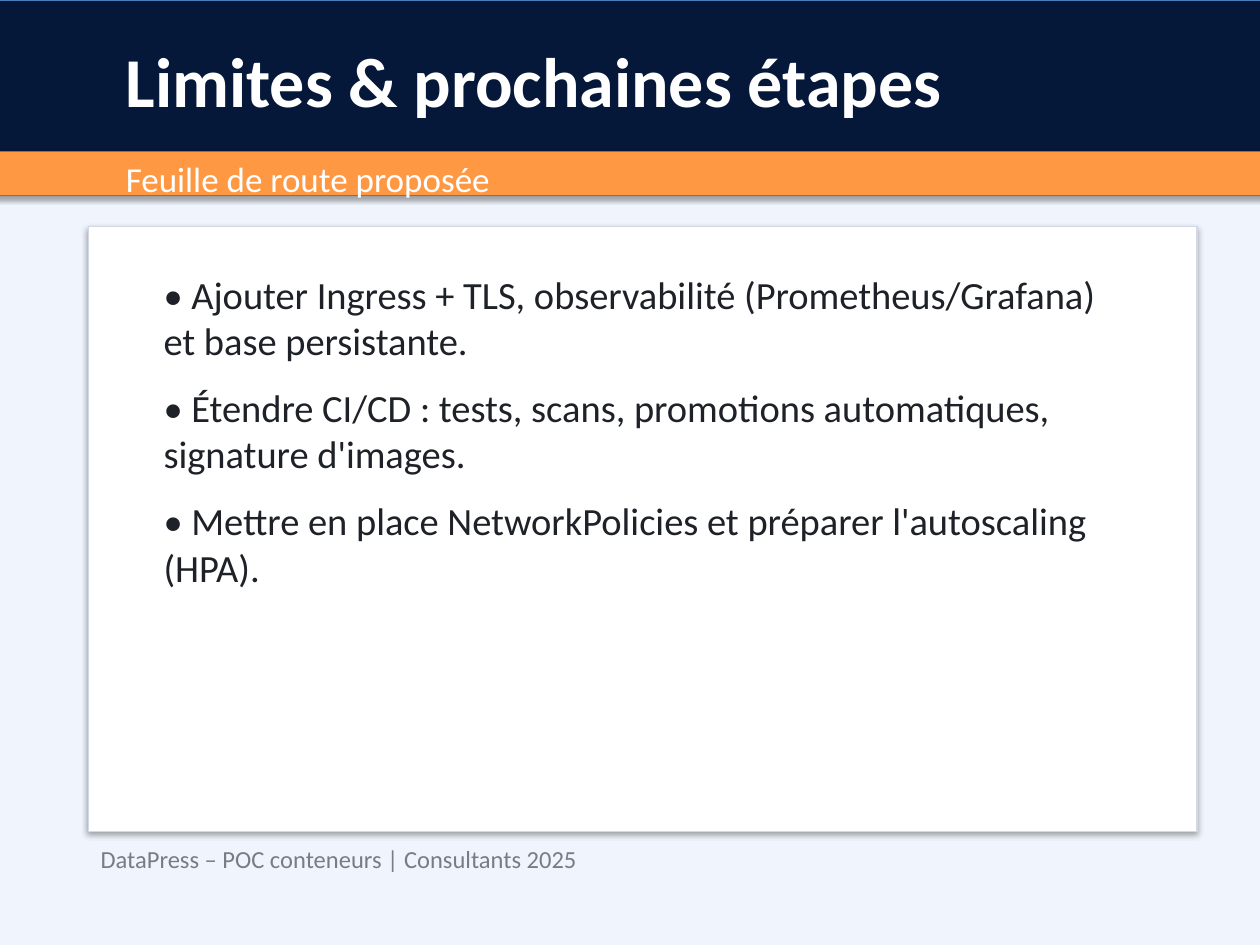
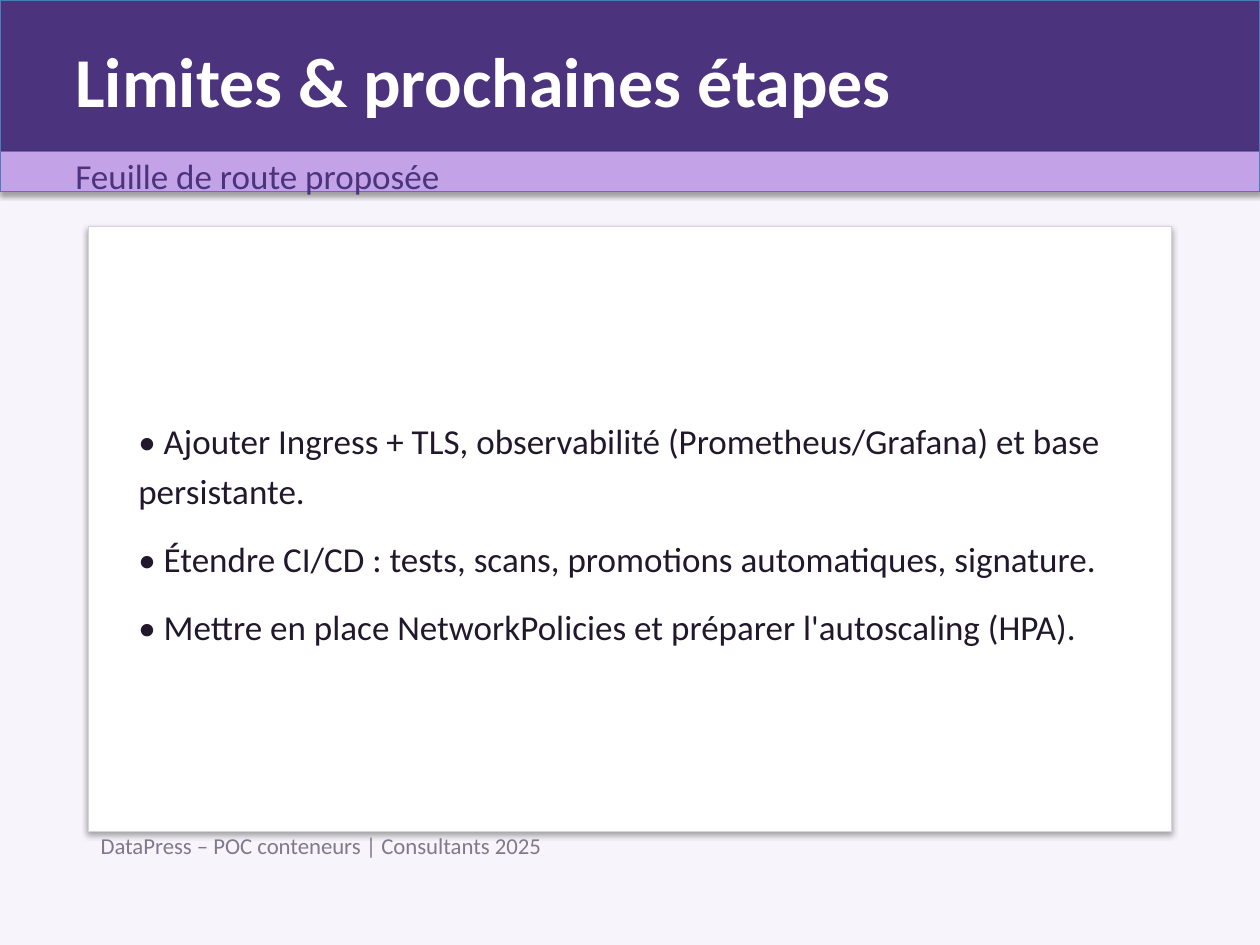
Before and after one commit to MPFabio/datapress-poc-tp-final, a slide deck: slide 8 of docs/presentation_client.pptx. Drawn at 1260x945 pixels with LibreOffice and Linux fonts; fonts in the diff are those of the drawing. Boxes give left, top, right and bottom in pixels: in the first picture for what was removed or moved away, otherwise in the second. Text is boxed around its words. In the diff, an @@ line names an element or a change of style, - is before the commit and + after.

```diff
--- a/docs/presentation_client.pptx
+++ b/docs/presentation_client.pptx
@@ background #F0F4FC to #F7F4FB @@
@@ rectangle: place and size @@
-rectangle at <box>0,0,1260,164</box>
+rectangle at <box>0,0,1260,158</box>
@@ rectangle at <box>0,0,1260,158</box>: fill #06183A to #4B337D @@
@@ text "Limites & prochaines étapes": place and size @@
-text "Limites & prochaines étapes" at <box>126,58,941,118</box>
+text "Limites & prochaines étapes" at <box>75,58,890,118</box>
@@ text "Feuille de route proposée": place and size @@
-text "Feuille de route proposée" at <box>126,167,490,201</box>
+text "Feuille de route proposée" at <box>75,165,439,199</box>
@@ text "Feuille de route proposée" at <box>75,165,439,199</box>: text colour #FFFFFF to #4B337D @@
@@ rectangle at <box>0,151,1260,192</box>: fill #FF9843 to #C4A2E7 @@
@@ rectangle: place and size @@
-rectangle at <box>88,227,1197,832</box>
+rectangle at <box>88,227,1172,832</box>
@@ rectangle at <box>88,227,1172,832</box>: outline #D2D9E6 0.75 pt to #D6D0E0 0.75 pt @@
@@ text "• Ajouter Ingress + TLS, ...": place and size @@
-text "• Ajouter Ingress + TLS, ..." at <box>164,281,1095,587</box>
+text "• Ajouter Ingress + TLS, ..." at <box>138,428,1099,646</box>
@@ text "• Ajouter Ingress + TLS, ..." at <box>138,428,1099,646</box>: vertical alignment top to middle @@
@@ text at <box>138,428,1099,646</box>: size 22 to 20 pt, text colour #1E2228 to #22182C in "• Ajouter Ingress + TLS, observabilité (Prometheus/Grafana) ...", "• Mettre en place NetworkPolicies et préparer ..."; line spacing 1 to 1.2; less space between paragraphs @@
@@ text at <box>164,543,1095,578</box>: text changed; size 22 to 20 pt; text colour #1E2228 to #22182C @@
-• Étendre CI/CD : tests, scans, promotions automatiques, signature d'images.
+• Étendre CI/CD : tests, scans, promotions automatiques, signature.
@@ text "DataPress – POC conteneurs | ...": place and size @@
-text "DataPress – POC conteneurs | ..." at <box>101,851,577,868</box>
+text "DataPress – POC conteneurs | ..." at <box>101,835,541,854</box>
@@ text "DataPress – POC conteneurs | ..." at <box>101,835,541,854</box>: size 14 to 13 pt, text colour #767C88 to #82788C @@
```
Also in this commit, not shown: 8 other slides changed, 4 other files.
